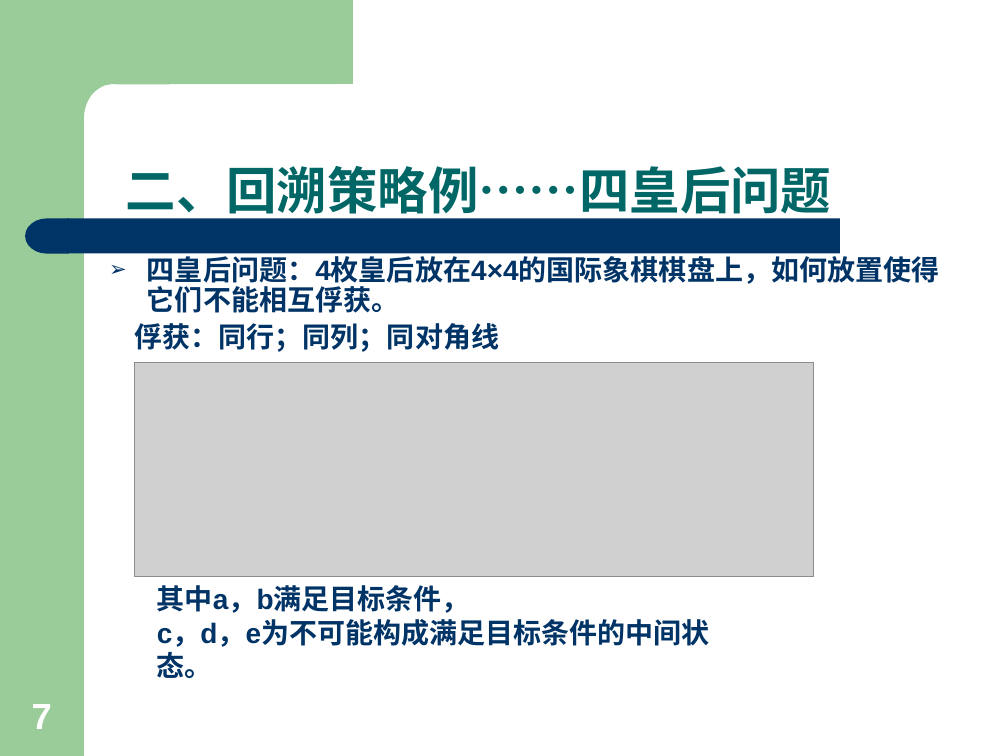
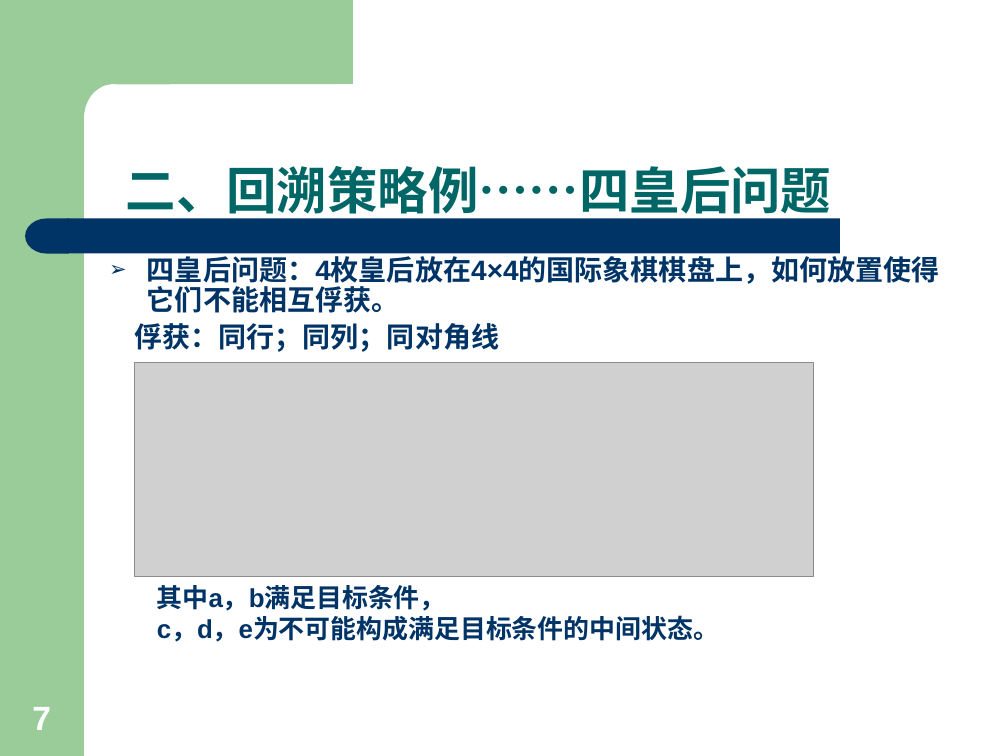
Before and after one commit to jxwb088047/AI_Review, a slide deck: slide 7 of 人工智能PPT/3. 产生式系统的搜索策略.ppt. Drawn at 1008x756 pixels with LibreOffice and Linux fonts; fonts in the diff are those of the drawing; grey boxes stand for pictures. Boxes give left, top, right and bottom in pixels: in the first picture for what was removed or moved away, otherwise in the second. Text is boxed around its words. In the diff, an @@ line names an element or a change of style, - is before the commit and + after.

```diff
--- a/人工智能PPT/3. 产生式系统的搜索策略.ppt
+++ b/人工智能PPT/3. 产生式系统的搜索策略.ppt
@@ text "其中a，b满足目标条件，" at bbox=[157, 585, 719, 642]: size 20 to 18.5 pt @@
@@ page number at bbox=[32, 707, 51, 730]: size 26 to 24.1 pt @@
```
Also in this commit, not shown: 5 other slides changed, 6 other files.
